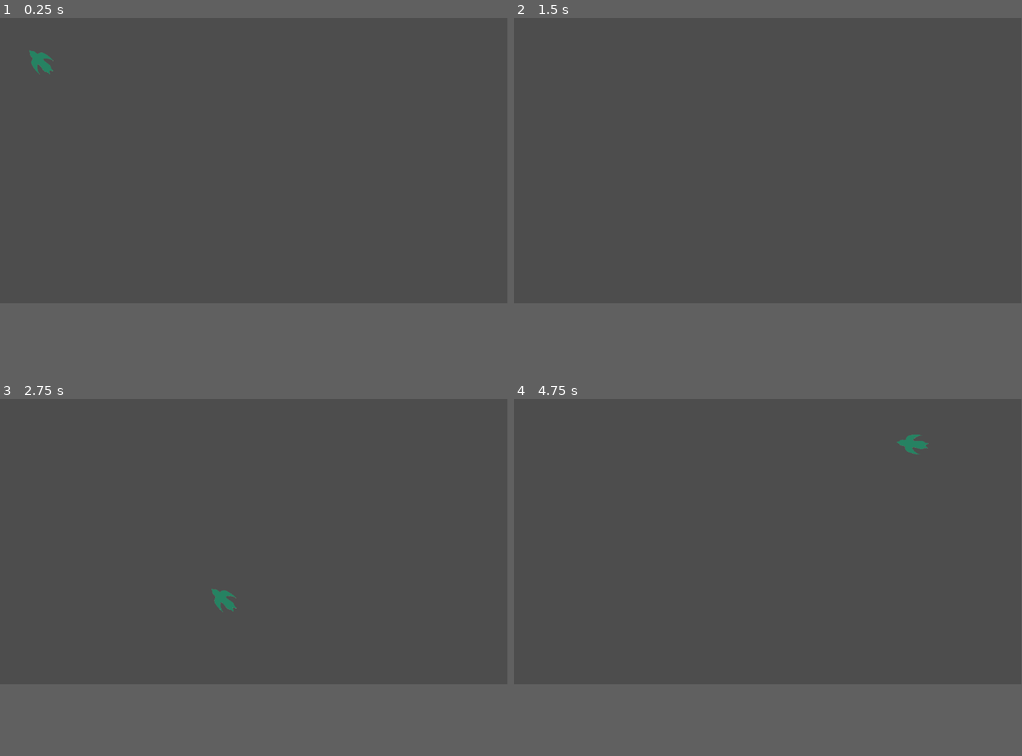
Above: before the commit, frames 1-4 (two rows, left to right).
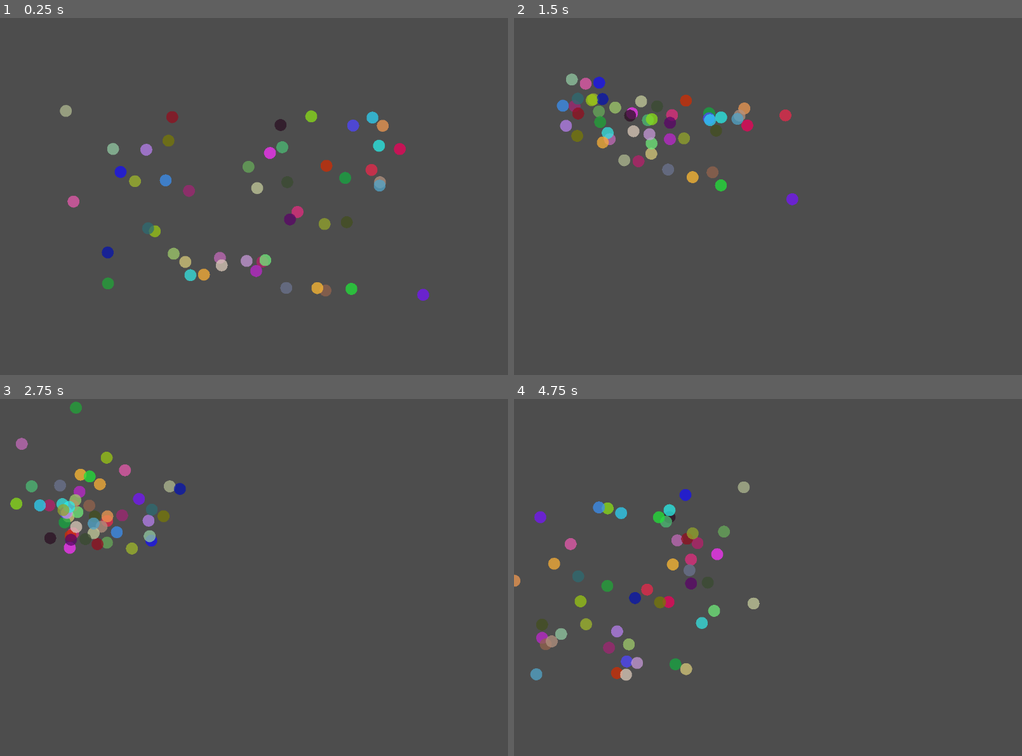
Above: after the commit, the same moments.

Repository: SarinDPatel/boids-godot
Game: Godot game, scene res://main.tscn
Two runs of this game, one before a commit and one after it. Both use one fixed random seed, a clock stepped at 60 frames per second and the inputs below.
Inputs (mouse positions are in pixels of both pictures, inside the frame that each line leads up to):
- Up to frame 1 (0.25 s): no input
- Up to frame 2 (1.5 s): move the mouse to (879, 146) at 0.52 s; move the mouse to (666, 175) at 1.27 s
- Up to frame 3 (2.75 s): move the mouse to (304, 477) at 2.02 s
- Up to frame 4 (4.75 s): move the mouse to (742, 598) at 2.77 s; move the mouse to (920, 584) at 3.52 s; move the mouse to (615, 498) at 4.27 s
In our replay, the window is 799x449 before the commit and 800x562 after it. These sizes can differ from the game's own. Grey fills any space a smaller window leaves; there, only what the larger window draws over its background counts as a difference.

The runs differ from the first frame. In frame 1, 3.1% of the frame differs, in the area x 5-85%, y 9-80%; in frame 2, 2.7%; in frame 3, 2.7%; in frame 4, 3.1%.

Commit message:
Style changes to boid objects
Made the boids just circles to hide the erratic directions they were looking at

Diff:
--- a/Boids/Boid.gd
+++ b/Boids/Boid.gd
@@ -1,37 +1,44 @@
 extends CharacterBody2D
 class_name Boid
 
-var x_pos:float
-var y_pos:float
-var x_vel:float
-var y_vel:float
 const SPEED = 100
+
+@export var pause_time:bool = false
+var initialDir = Vector2.UP
+
+
 # Called when the node enters the scene tree for the first time.
 func _ready():
-	x_pos = randi_range(120,1080)
-	y_pos = randi_range(120,600)
+	var x_pos = randi_range(120,1080)
+	var y_pos = randi_range(120,600)
 	#x_vel = randf_range(-1,1)
 	#y_vel = randf_range(-1,1)
 	position = Vector2(x_pos,y_pos)
-
 	pick_color()
-
 
 # Called every frame. 'delta' is the elapsed time since the previous frame.
 func _physics_process(delta):
 	var dir = velocity.normalized()
-	look_at(dir)
-	rotate(PI/2)
-	position += velocity
+	#var newDir = initialDir-dir
+	#look_at(newDir)
+	#look_at(dir)
+	#rotate(PI/4)
+
+	#initialDir = newDir
+	if not pause_time:
+		position += velocity
+
 	#var target = get_local_mouse_position()
 	#velocity = global_position.direction_to(target) * SPEED * delta
 	#
 	#if global_position.distance_to(target) > 10:
 		#position += velocity
 
-		##Remove this when separation logic is done
-		#move_and_slide()
 
+
+#func _draw():
+	#draw_line(position, velocity*2, Color.YELLOW, 50)
+	#
 
 func pick_color():
 	#var cyan = 00ffd6
--- a/Boids/boid.tscn
+++ b/Boids/boid.tscn
@@ -1,22 +1,19 @@
-[gd_scene load_steps=4 format=3 uid="uid://eeow1nsrj34v"]
+[gd_scene load_steps=3 format=3 uid="uid://eeow1nsrj34v"]
 
 [ext_resource type="Script" path="res://Boid.gd" id="1_3wobs"]
-[ext_resource type="Texture2D" uid="uid://bhqrfahg73sbk" path="res://Boid.png" id="1_8mngf"]
 
-[sub_resource type="CapsuleMesh" id="CapsuleMesh_vap0i"]
+[sub_resource type="SphereMesh" id="SphereMesh_o4uc4"]
 
 [node name="Boid" type="CharacterBody2D" groups=["Boid"]]
-scale = Vector2(0.037, 0.037)
+scale = Vector2(30, 30)
 script = ExtResource("1_3wobs")
 
 [node name="CollisionPolygon2D" type="CollisionPolygon2D" parent="."]
 process_mode = 4
 visible = false
-scale = Vector2(1, 1)
+position = Vector2(0, 351.351)
 polygon = PackedVector2Array(-184.39, -1036.45, -324.651, -782.179, -693.659, -113.226, -640.976, 531.291, -166.829, 966.774, 96.5852, 966.774, 658.536, 496.452, 588.293, -182.903, 8.78052, -1106.13)
 
 [node name="MeshInstance2D" type="MeshInstance2D" parent="."]
 rotation = 3.14159
-scale = Vector2(1515.06, 1515.06)
-mesh = SubResource("CapsuleMesh_vap0i")
-texture = ExtResource("1_8mngf")
+mesh = SubResource("SphereMesh_o4uc4")
--- a/Boids/main.gd
+++ b/Boids/main.gd
@@ -1,25 +1,24 @@
 extends Node2D
 @export var BoidTemplate:PackedScene
+@export var num_of_boids = 1
 var boids = []
 
 const CLOSE_RANGE = 8
-const AVOID_FACTOR = 0.01
-const VISBLE_RANGE = 20
-const MATCHING_FACTOR = 0.005
-const CENTERING_FACTOR = 0.0001
+const AVOID_FACTOR = 0.05
+const VISBLE_RANGE = 40
+const MATCHING_FACTOR = 0.01
+const CENTERING_FACTOR = 0.00025
 const TURN_FACTOR = 0.2
 const LEFT_MARGIN = 120
 const RIGHT_MARGIN = 1060
 const TOP_MARGIN = 120
 const BOTTOM_MARGIN = 600
-const MAX_SPEED = 10
-const MIN_SPEED = 5
+const MAX_SPEED = 6
+const MIN_SPEED = 3
 
-
-# Called when the node enters the scene tree for the first time.
+	#Initialize boids
 func _ready():
-	#Initialize boids
-	for i in range(1):
+	for i in range(num_of_boids):
 		var boid = BoidTemplate.instantiate()
 		boid.name = "Boid_" + str(i)
 		add_child(boid)
@@ -30,8 +29,11 @@
 	print_debug(boids)
 	print_tree_pretty()
 
-# Called every frame. 'delta' is the elapsed time since the previous frame.
+
+
+# Takes care of separation, alignment and cohesion
 func _physics_process(delta):
+	#$Path2D/PathFollow2D.progress_ratio += 0.1*delta
 
 	#Separation
 	var close_dx = 0
@@ -94,80 +96,3 @@
 #func _draw():
 	#var rect = Rect2(Vector2(120,120),Vector2(1080-120,600-120))
 	#draw_rect(rect, Color.YELLOW, true, 0.25)
-'''
-
-def update(boids:list[Bird]):
-	CLOSE_RANGE = 0.2
-	AVOID_FACTOR = 2.0
-	VISBLE_RANGE = 0.5
-	MATCHING_FACTOR = 1.5
-	CENTERING_FACTOR = 1.0
-	TURN_FACTOR = 0.2
-	LEFT_MARGIN, RIGHT_MARGIN, TOP_MARGIN, BOTTOM_MARGIN = 100
-	MAX_SPEED = 2
-	MIN_SPEED = 0.75
-
-	for bird in boids:
-		close_dx, close_dy, x_vel_avg, y_vel_avg, neighbouring_boids, x_pos_avg, y_pos_avg = 0
-
-		for other_bird in boids:
-			if bird == other_bird:
-				continue
-
-			distance_squared = (bird.position.x - other_bird.position.x)**2 + (bird.position.y - other_bird.position.y)**2
-			if distance_squared < CLOSE_RANGE**2:
-				close_dx += bird.position.x - other_bird.position.x
-				close_dy += bird.position.y - other_bird.position.y
-
-			if distance_squared < VISBLE_RANGE**2:
-				x_vel_avg += other_bird.velocity.x
-				y_vel_avg += other_bird.velocity.y
-				x_pos_avg += other_bird.position.x
-				y_pos_avg += other_bird.position.y
-				neighbouring_boids += 1
-
-		bird.velocity.x += close_dx*AVOID_FACTOR
-		bird.velocity.y += close_dy*AVOID_FACTOR
-
-		if neighbouring_boids > 0:
-			x_vel_avg = x_vel_avg/neighbouring_boids
-			y_vel_avg = y_vel_avg/neighbouring_boids
-			x_pos_avg = x_pos_avg/neighbouring_boids
-			y_pos_avg = y_pos_avg/neighbouring_boids
-
-		bird.velocity.x += (x_vel_avg - bird.velocity.x)*MATCHING_FACTOR
-		bird.velocity.y += (y_vel_avg - bird.velocity.y)*MATCHING_FACTOR
-		bird.velocity.x += (x_pos_avg - bird.position.x)*CENTERING_FACTOR
-		bird.velocity.y += (y_pos_avg - bird.position.y)*CENTERING_FACTOR
-
-		if bird.position.x < LEFT_MARGIN:
-			bird.velocity.x = bird.velocity.x + TURN_FACTOR
-		if bird.position.x > RIGHT_MARGIN:
-			bird.velocity.x = bird.velocity.x - TURN_FACTOR
-		if bird.position.y > BOTTOM_MARGIN:
-			bird.velocity.y = bird.velocity.y - TURN_FACTOR
-		if bird.position.y < TOP_MARGIN:
-			bird.velocity.y = bird.velocity.y + TURN_FACTOR
-
-		speed_squared = bird.velocity.x**2 + bird.velocity.y**2
-		if speed_squared>MAX_SPEED**2:
-			bird.velocity.x = (bird.velocity.x/math.sqrt(speed_squared))*MAX_SPEED
-			bird.velocity.y = (bird.velocity.y/math.sqrt(speed_squared))*MAX_SPEED
-		if speed_squared<MIN_SPEED**2:
-			bird.velocity.x = (bird.velocity.x/math.sqrt(speed_squared))*MIN_SPEED
-			bird.velocity.y = (bird.velocity.y/math.sqrt(speed_squared))*MIN_SPEED
-
-
-
-if __name__ == "__main__":
-	boids = []
-	#Initialize 20-ish boids
-	for i in range(20):
-		b = Bird(0,0,0,0)
-		boids.append(b)
-
-	while(True):
-		update(boids)
-
-
-'''
--- a/Boids/main.tscn
+++ b/Boids/main.tscn
@@ -8,9 +8,16 @@
 
 [sub_resource type="CanvasTexture" id="CanvasTexture_a77jf"]
 
+[sub_resource type="Curve2D" id="Curve2D_8qs7j"]
+_data = {
+"points": PackedVector2Array(0, 0, 0, 0, 1000, 1000, 0, 0, 0, 0, 462, 546, 0, 0, 0, 0, 0, 0)
+}
+point_count = 3
+
 [node name="main" type="Node2D"]
 script = ExtResource("1_sggu7")
 BoidTemplate = ExtResource("2_vlv7j")
+num_of_boids = 50
 
 [node name="Camera2D" type="Camera2D" parent="."]
 position = Vector2(577, 321)
@@ -20,3 +27,11 @@
 position = Vector2(572, 307)
 mesh = SubResource("BoxMesh_vpbke")
 texture = SubResource("CanvasTexture_a77jf")
+
+[node name="Path2D" type="Path2D" parent="."]
+process_mode = 4
+curve = SubResource("Curve2D_8qs7j")
+
+[node name="PathFollow2D" type="PathFollow2D" parent="Path2D"]
+position = Vector2(1000, 1000)
+rotation = -2.44067
--- a/Boids/project.godot
+++ b/Boids/project.godot
@@ -14,3 +14,8 @@
 run/main_scene="res://main.tscn"
 config/features=PackedStringArray("4.2", "Forward Plus")
 config/icon="res://icon.svg"
+
+[display]
+
+window/size/viewport_width=1280
+window/size/viewport_height=900
Not shown: 1 places in Boids/main.tscn that only renumber resources
